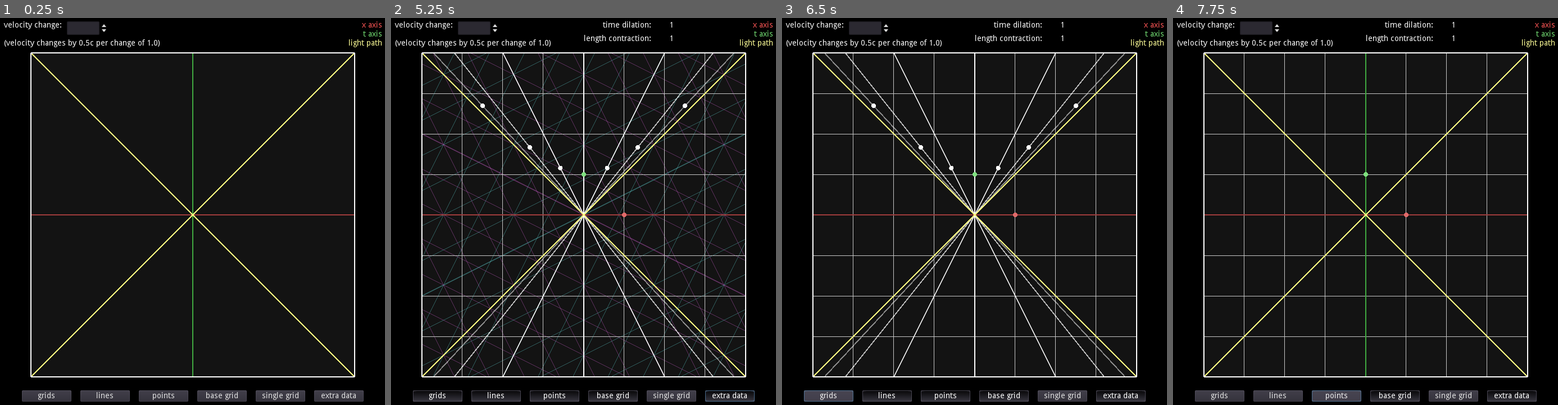
Above: before the commit, frames 1-4 (left to right).
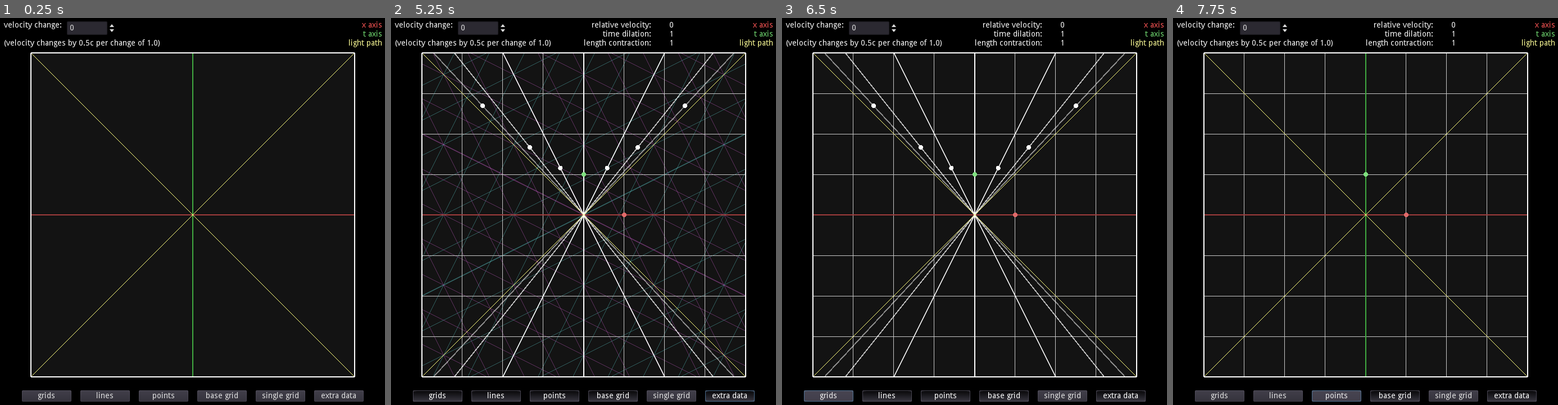
Above: after the commit, the same moments.

Repository: kinokomushroom/SpecialRelativityVisualizer
Game: Godot game, scene res://Main.tscn
The game is run twice, just before and just after one commit, with the same random seed, the same clock (stepped at 60 frames per second) and the same inputs.
Inputs:
- Up to frame 1 (0.25 s): no input
- Up to frame 2 (5.25 s): click "single grid" at 0.5 s; click "single grid" at 1.25 s; click "grids" at 2 s; click "lines" at 2.75 s; click "points" at 3.5 s; click "base grid" at 4.25 s; click "extra data" at 5 s
- Up to frame 3 (6.5 s): click "grids" at 5.75 s
- Up to frame 4 (7.75 s): click "lines" at 6.5 s; click "points" at 7.25 s

The runs differ from the first frame. In frame 1, 0.6% of the frame differs, in the area x 8-92%, y 0-93%; in frame 2, 1.0%; in frame 3, 1.0%; in frame 4, 1.0%.

Commit message:
Fixed some bugs

Diff:
--- a/Main.gd
+++ b/Main.gd
@@ -22,12 +22,12 @@
 export var point_display_count : int = 5
 export var point_size : float = 4.0
 
-export var display_grids : bool = true
-export var display_lines : bool = true
-export var display_points : bool = true
-export var display_single_grid : bool = true
-export var display_base_grid : bool = true
-export var display_extra_data : bool = true
+export var display_grids : bool = false
+export var display_lines : bool = false
+export var display_points : bool = false
+export var display_single_grid : bool = false
+export var display_base_grid : bool = false
+export var display_extra_data : bool = false
 
 export var graph_center : Vector2 = Vector2(0.5, 0.5)
 export var graph_extent : Vector2 = Vector2(0.4, 0.4)
@@ -35,9 +35,6 @@
 export var grid_line_number : int = 4
 
 export var change : float = 0.0
-
-var light_basis_positive : Vector2 = Vector2(100, 100)
-var light_basis_negative : Vector2 = Vector2(-100, 100)
 
 
 func map_range(value : float, from_start : float, from_end : float, to_start : float, to_end : float) -> float:
@@ -56,9 +53,10 @@
 
 func velocity_to_transform(velocity : float) -> Transform2D:
 	if velocity == 1.0:
-		return Transform2D(light_basis_positive, light_basis_positive, Vector2(0, 0))
+		# I know this is incorrect but infinite values don't display correctly
+		return Transform2D(Vector2(10000, 10000), Vector2(10000, 10000), Vector2(0, 0))
 	elif velocity == -1.0:
-		return Transform2D(light_basis_negative, light_basis_negative, Vector2(0, 0))
+		return Transform2D(Vector2(-10000, 10000), Vector2(-10000, 10000), Vector2(0, 0))
 	else:
 		var gamma : float = 1.0 / sqrt(1.0 - velocity * velocity)
 		var x_basis : Vector2 = Vector2(gamma, velocity * gamma)
@@ -150,17 +148,17 @@
 	# length contraction and time dilation
 	if display_extra_data:
 		var velocity = change_velocity(change, 0.5)
-		var gamma : float = 1.0 / sqrt(1.0 - velocity * velocity)
+		var gamma_inv : float = sqrt(1.0 - velocity * velocity)
 		# length contraction
 		graph_draw_point(velocity_to_transform(0.0), Vector2(1, 0), point_size, length_contraction_color)
-		graph_draw_point(velocity_to_transform(0.0), Vector2(1, 0) / gamma, point_size, length_contraction_color)
+		graph_draw_point(velocity_to_transform(0.0), Vector2(1, 0) * gamma_inv, point_size, length_contraction_color)
 		# time dilation
 		var start_point : Vector2 = graph_to_viewport(velocity_to_transform(velocity).xform(Vector2(0, 1)))
-		var end_point : Vector2 = graph_to_viewport(Vector2(0, 1) * gamma)
+		var end_point : Vector2 = graph_to_viewport(Vector2(0, 1) / gamma_inv)
 		draw_line(start_point, end_point, time_dilation_color, 1.0)
 		graph_draw_point(velocity_to_transform(0.0), Vector2(0, 1), point_size, time_dilation_color)
 		graph_draw_point(velocity_to_transform(velocity), Vector2(0, 1), point_size, time_dilation_color)
-		graph_draw_point(velocity_to_transform(0.0), Vector2(0, 1) * gamma, point_size, time_dilation_color)
+		graph_draw_point(velocity_to_transform(0.0), Vector2(0, 1) / gamma_inv, point_size, time_dilation_color)
 
 	# graph surrounding background
 	draw_rect(Rect2(Vector2(0, 0), Vector2(graph_bottom_left.x, viewport_size.y)), background_color, true)
@@ -175,7 +173,13 @@
 	draw_line(graph_bottom_right, graph_top_right, graph_border_color, 2.0)
 
 func _ready():
-	pass
+	display_grids = false
+	display_lines = false
+	display_points = false
+	display_single_grid = false
+	display_base_grid = false
+	display_extra_data = false
+	change = 0.0
 
 func _process(delta):
 	viewport_size = get_viewport_rect().size
@@ -183,9 +187,13 @@
 	# display time dilation and length contraction
 	$Control/extra.visible = display_extra_data
 	var velocity = change_velocity(change, 0.5)
-	var gamma : float = 1.0 / sqrt(1.0 - velocity * velocity)
-	$Control/extra/time_dilation.text = String(gamma)
-	$Control/extra/length_contraction.text = String(1.0 / gamma)
+	var gamma_inv : float = sqrt(1.0 - velocity * velocity)
+	if gamma_inv != 0:
+		$Control/extra/time_dilation.text = String(1.0 / gamma_inv)
+	else:
+		$Control/extra/time_dilation.text = "INFINITE"
+	$Control/extra/length_contraction.text = String(gamma_inv)
+	$Control/extra/velocity.text = String(velocity)
 
 	update()
 
--- a/Main.tscn
+++ b/Main.tscn
@@ -20,12 +20,7 @@
 base_grid_color = Color( 0.780392, 0.780392, 0.780392, 1 )
 length_contraction_color = Color( 0.882353, 0.415686, 0.415686, 1 )
 time_dilation_color = Color( 0.498039, 0.878431, 0.498039, 1 )
-display_grids = false
-display_lines = false
-display_points = false
-display_single_grid = false
-display_base_grid = false
-display_extra_data = false
+display_extra_data = true
 grid_line_number = 10
 
 [node name="Control" type="Control" parent="."]
@@ -110,7 +105,7 @@
 [node name="change" type="SpinBox" parent="Control"]
 margin_left = 136.0
 margin_top = 16.0
-margin_right = 210.0
+margin_right = 224.0
 margin_bottom = 40.0
 min_value = -100.0
 step = 0.001
@@ -175,15 +170,14 @@
 }
 
 [node name="extra" type="Control" parent="Control"]
-visible = false
 margin_right = 40.0
 margin_bottom = 40.0
 
 [node name="Label" type="Label" parent="Control/extra"]
 margin_left = 360.0
-margin_top = 16.0
+margin_top = 32.0
 margin_right = 480.0
-margin_bottom = 30.0
+margin_bottom = 46.0
 text = "time dilation:"
 align = 2
 __meta__ = {
@@ -192,19 +186,30 @@
 
 [node name="Label2" type="Label" parent="Control/extra"]
 margin_left = 360.0
-margin_top = 40.0
+margin_top = 48.0
 margin_right = 488.0
-margin_bottom = 54.0
+margin_bottom = 62.0
 text = "length contraction:"
+__meta__ = {
+"_edit_use_anchors_": false
+}
+
+[node name="Label3" type="Label" parent="Control/extra"]
+margin_left = 360.0
+margin_top = 16.0
+margin_right = 480.0
+margin_bottom = 30.0
+text = "relative velocity:"
+align = 2
 __meta__ = {
 "_edit_use_anchors_": false
 }
 
 [node name="time_dilation" type="Label" parent="Control/extra"]
 margin_left = 512.0
-margin_top = 16.0
+margin_top = 32.0
 margin_right = 598.0
-margin_bottom = 30.0
+margin_bottom = 46.0
 text = "1"
 __meta__ = {
 "_edit_use_anchors_": false
@@ -212,10 +217,20 @@
 
 [node name="length_contraction" type="Label" parent="Control/extra"]
 margin_left = 512.0
-margin_top = 40.0
+margin_top = 48.0
 margin_right = 598.0
-margin_bottom = 54.0
+margin_bottom = 62.0
 text = "1"
+__meta__ = {
+"_edit_use_anchors_": false
+}
+
+[node name="velocity" type="Label" parent="Control/extra"]
+margin_left = 512.0
+margin_top = 16.0
+margin_right = 598.0
+margin_bottom = 30.0
+text = "0"
 __meta__ = {
 "_edit_use_anchors_": false
 }
